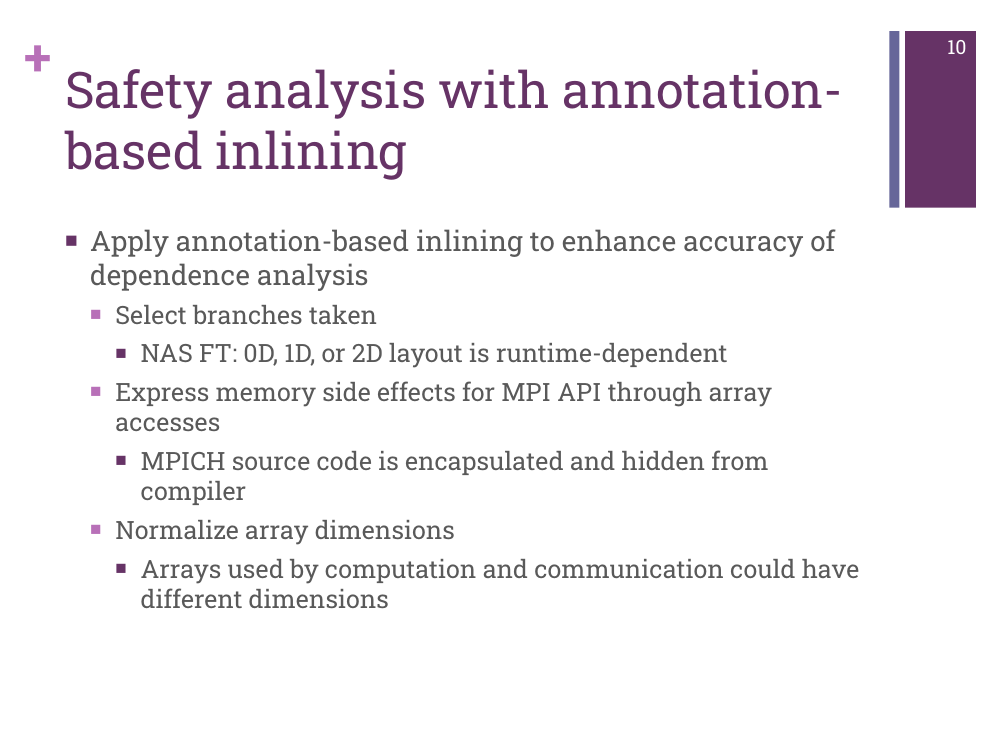
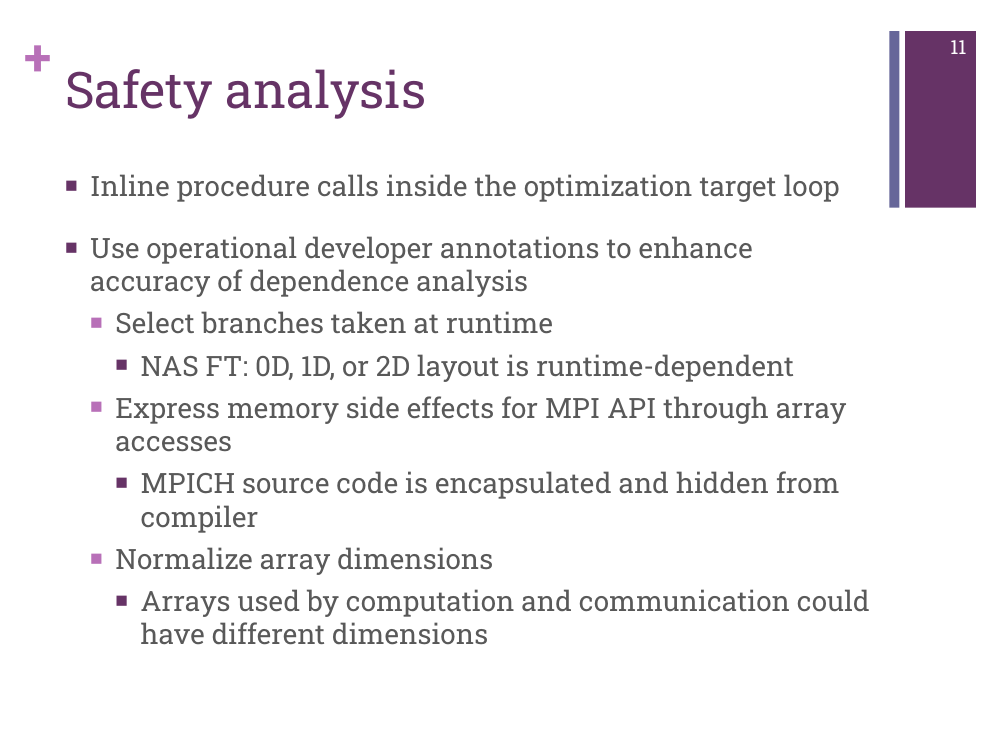
Before and after one commit to jichi-uccs/cco-paper, a slide deck: slide 11 of slides.pptx (slide 10 before the commit). Drawn at 1008x756 pixels with LibreOffice and Linux fonts; fonts in the diff are those of the drawing. Boxes give left, top, right and bottom in pixels: in the first picture for what was removed or moved away, otherwise in the second. Text is boxed around its words. In the diff, an @@ line names an element or a change of style, - is before the commit and + after.

```diff
--- a/slides.pptx
+++ b/slides.pptx
@@ page number at box(950, 40, 966, 54): text changed @@
-10
+11
@@ title at box(65, 69, 427, 119): text changed @@
-Safety analysis with annotation-based inlining
+Safety analysis
@@ text "Inline procedure calls inside the ...": place and size @@
-text "Inline procedure calls inside the ..." at box(90, 229, 860, 608)
+text "Inline procedure calls inside the ..." at box(90, 174, 870, 645)
@@ text at box(90, 174, 840, 334): text changed @@
-■ Apply annotation-based inlining to enhance accuracy of dependence analysis
-  ■ Select branches taken
+■ Inline procedure calls inside the optimization target loop
+■ Use operational developer annotations to enhance accuracy of dependence analysis
+  ■ Select branches taken at runtime
@@ text at box(115, 354, 870, 645): size 18 to 20 pt in "NAS FT: 0D, 1D, or 2D layout ...", "Express memory side effects for MPI API ...", "MPICH source code is encapsulated and hidden ...", "Normalize array dimensions" and 1 more places @@
```
Also in this commit, not shown: 11 other slides changed, 2 slides added.
